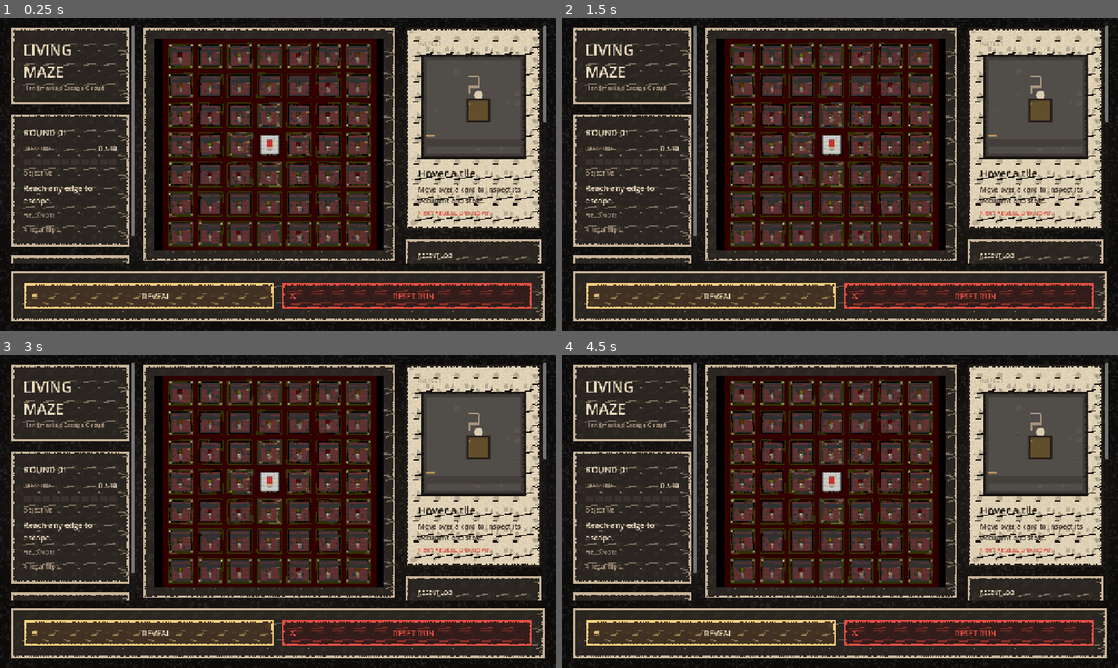
Above: before the commit, frames 1-4 (two rows, left to right).
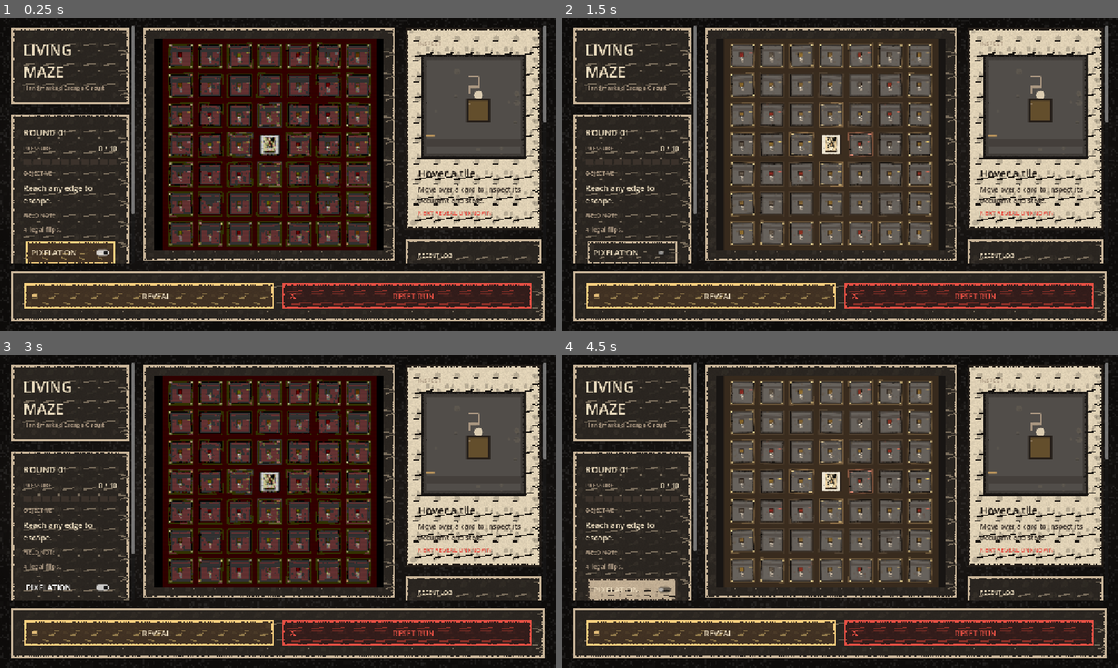
Above: after the commit, the same moments.

Repository: jamsaltman/game1
Game: Godot game, scene res://scenes/main.tscn
Two runs of this game, one before a commit and one after it. Both use one fixed random seed, a clock stepped at 60 frames per second and the inputs below.
Inputs (mouse positions are in pixels of both pictures, inside the frame that each line leads up to):
- Up to frame 1 (0.25 s): no input
- Up to frame 2 (1.5 s): click (634, 252) at 0.5 s, where only the run after the commit has a clickable "PIXELATION"; click "REVEAL" at 1.25 s
- Up to frame 3 (3 s): click "REVEAL" at 2 s; click (72, 589) at 2.75 s, where only the run after the commit has a clickable "PIXELATION"
- Up to frame 4 (4.5 s): click "REVEAL" at 3.5 s; click (634, 586) at 4.25 s, where only the run after the commit has a clickable "PIXELATION"

The runs differ from the first frame. In frame 1, 2.0% of the frame differs, in the area x 2-50%, y 33-79%; in frame 2, 27%; in frame 3, 1.7%; in frame 4, 27%, in the area x 2-68%, y 6-79%.

Commit message:
Add portrait assets and restore pixelation toggle

Diff:
--- a/scenes/game_shell.tscn
+++ b/scenes/game_shell.tscn
@@ -138,6 +138,11 @@
 [node name="Status" type="Label" parent="Margin/Root/Top/LeftRailScroll/LeftRail/StatusPanel/MarginBox/StatusBox"]
 layout_mode = 2
 text = "Flip a nearby tile."
+
+[node name="PixelToggle" type="CheckButton" parent="Margin/Root/Top/LeftRailScroll/LeftRail/StatusPanel/MarginBox/StatusBox"]
+layout_mode = 2
+button_pressed = true
+text = "PIXELATION"
 
 [node name="LegendPanel" type="PanelContainer" parent="Margin/Root/Top/LeftRailScroll/LeftRail"]
 layout_mode = 2
--- a/scripts/game_shell.gd
+++ b/scripts/game_shell.gd
@@ -4,6 +4,7 @@
 signal action_requested(action_id: String)
 signal upgrade_requested(upgrade_id: String)
 signal reset_requested
+signal pixel_filter_toggled(enabled: bool)
 
 const ThemeManifestRef = preload("res://themes/ink_theme_manifest.tres")
 const InkPainterRef = preload("res://scripts/ink_painter.gd")
@@ -31,6 +32,7 @@
 @onready var _pressure_value_label: Label = $Margin/Root/Top/LeftRailScroll/LeftRail/StatusPanel/MarginBox/StatusBox/PressureRow/PressureValue
 @onready var _objective_label: Label = $Margin/Root/Top/LeftRailScroll/LeftRail/StatusPanel/MarginBox/StatusBox/Objective
 @onready var _status_label: Label = $Margin/Root/Top/LeftRailScroll/LeftRail/StatusPanel/MarginBox/StatusBox/Status
+@onready var _pixel_toggle: CheckButton = $Margin/Root/Top/LeftRailScroll/LeftRail/StatusPanel/MarginBox/StatusBox/PixelToggle
 @onready var _pressure_bar: HBoxContainer = $Margin/Root/Top/LeftRailScroll/LeftRail/StatusPanel/MarginBox/StatusBox/PressureBar
 @onready var _legend_list: VBoxContainer = $Margin/Root/Top/LeftRailScroll/LeftRail/LegendPanel/MarginBox/LegendBox/LegendScroll/LegendList
 @onready var _board_host: Control = $Margin/Root/Top/CenterColumn/BoardPanel/MarginBox/BoardHost
@@ -56,6 +58,7 @@
 	_build_pressure_bar()
 	_build_structure_cards()
 	_build_upgrade_buttons()
+	_pixel_toggle.toggled.connect(_on_pixel_toggle_toggled)
 	resized.connect(_refresh_backdrop_textures)
 	call_deferred("_refresh_backdrop_textures")
 
@@ -94,6 +97,11 @@
 
 func reset_visual_cache() -> void:
 	_section_cache.clear()
+
+
+func set_pixel_filter_enabled(enabled: bool) -> void:
+	_pixel_toggle.set_pressed_no_signal(enabled)
+	_style_button(_pixel_toggle, enabled, false)
 
 
 func _refresh_section_if_changed(section_id: String, payload, refresh_callable: Callable) -> void:
@@ -127,6 +135,12 @@
 	_apply_label_theme($Margin/Root/Top/LeftRailScroll/LeftRail/StatusPanel/MarginBox/StatusBox/StatusHeading, 13, _theme_manifest.get_color("muted"), true)
 	_apply_label_theme(_status_label, 15, _theme_manifest.get_color("muted"), false)
 	_status_label.autowrap_mode = TextServer.AUTOWRAP_WORD_SMART
+	_pixel_toggle.text = "PIXELATION"
+	_pixel_toggle.toggle_mode = true
+	_pixel_toggle.icon_alignment = HORIZONTAL_ALIGNMENT_RIGHT
+	_pixel_toggle.alignment = HORIZONTAL_ALIGNMENT_LEFT
+	_pixel_toggle.custom_minimum_size = Vector2(0, 42)
+	_style_button(_pixel_toggle, _pixel_toggle.button_pressed, false)
 	_apply_panel_headings()
 	_apply_label_theme(_hover_state_label, 13, _theme_manifest.get_color("muted"), false)
 	_apply_label_theme(_hover_title_label, 24, _theme_manifest.get_color("ink"), true)
@@ -385,3 +399,8 @@
 	if upgrade_id.is_empty():
 		return
 	emit_signal("upgrade_requested", upgrade_id)
+
+
+func _on_pixel_toggle_toggled(enabled: bool) -> void:
+	_style_button(_pixel_toggle, enabled, false)
+	emit_signal("pixel_filter_toggled", enabled)
--- a/scripts/ink_painter.gd
+++ b/scripts/ink_painter.gd
@@ -6,6 +6,7 @@
 var manifest = null
 var _texture_cache: Dictionary = {}
 var _style_cache: Dictionary = {}
+var _portrait_cache: Dictionary = {}
 
 
 func _init(theme_manifest = null) -> void:
@@ -160,7 +161,8 @@
 	image.fill(Color(0, 0, 0, 0))
 	_draw_irregular_card(image, Rect2i(16, 20, size - 32, size - 40), manifest.get_color("paper"), manifest.get_color("ink"), manifest.get_color("danger"), 211)
 	var rect := Rect2i(size * 0.22, size * 0.18, size * 0.56, size * 0.66)
-	_draw_hooded_figure(image, rect, manifest.get_color("danger"), true, 211)
+	if not _draw_portrait_asset(image, rect, manifest.get_player_portrait_asset_id()):
+		_draw_hooded_figure(image, rect, manifest.get_color("danger"), true, 211)
 	_draw_selection_frame(image, size, manifest.get_color("danger"))
 	var texture := ImageTexture.create_from_image(image)
 	_texture_cache[key] = texture
@@ -264,33 +266,74 @@
 	var top_band := Rect2i(rect.position.x, rect.position.y, rect.size.x, rect.size.y / 4)
 	_fill_rect(image, top_band, accent.darkened(0.10))
 	var portrait_rect := Rect2i(rect.position.x + 12, rect.position.y + 18, rect.size.x - 24, rect.size.y - 54)
-	match role_id:
-		"pusher":
-			_draw_hooded_figure(image, portrait_rect, accent, true, seed)
-			_draw_arrow(image, Rect2i(rect.position.x + rect.size.x / 2, rect.position.y + rect.size.y / 2, rect.size.x / 3, rect.size.y / 6), Vector2.RIGHT, manifest.get_color("ink"))
-		"puller":
-			_draw_hat_figure(image, portrait_rect, accent, seed)
-			_draw_arrow(image, Rect2i(rect.position.x + rect.size.x / 5, rect.position.y + rect.size.y / 2, rect.size.x / 3, rect.size.y / 6), Vector2.LEFT, manifest.get_color("ink"))
-		"blocker":
-			_draw_guard_figure(image, portrait_rect, accent, seed)
-			_draw_barred_gate(image, Rect2i(rect.position.x + rect.size.x / 2, rect.position.y + rect.size.y / 2, rect.size.x / 4, rect.size.y / 4), manifest.get_color("ink"))
-		"redirector":
-			_draw_scout_figure(image, portrait_rect, accent, seed)
-			_draw_bent_arrow(image, Rect2i(rect.position.x + rect.size.x / 2, rect.position.y + rect.size.y / 2, rect.size.x / 3, rect.size.y / 4), accent)
-		"grabber":
-			_draw_coat_figure(image, portrait_rect, accent, seed)
-			_draw_hook(image, Rect2i(rect.position.x + rect.size.x / 2, rect.position.y + rect.size.y / 2, rect.size.x / 4, rect.size.y / 4), accent.darkened(0.2))
-		"guide":
-			_draw_scarf_figure(image, portrait_rect, accent, seed)
-			_draw_eye(image, Rect2i(rect.position.x + rect.size.x / 2, rect.position.y + rect.size.y / 2, rect.size.x / 4, rect.size.y / 6), manifest.get_color("ink"))
-		"smuggler":
-			_draw_pack_figure(image, portrait_rect, accent, seed)
-			_draw_smuggler_mark(image, Rect2i(rect.position.x + rect.size.x / 2, rect.position.y + rect.size.y / 2, rect.size.x / 4, rect.size.y / 4), accent.darkened(0.2))
-		"killer":
-			_draw_masked_figure(image, portrait_rect, accent, seed)
-			_draw_crosshair(image, Rect2i(rect.position.x + rect.size.x / 2, rect.position.y + rect.size.y / 2, rect.size.x / 4, rect.size.y / 4), accent)
-		_:
-			_draw_hooded_figure(image, portrait_rect, accent, false, seed)
+	var asset_id: String = manifest.get_role_portrait_asset_id(role_id)
+	if not _draw_portrait_asset(image, portrait_rect, asset_id):
+		match role_id:
+			"pusher":
+				_draw_hooded_figure(image, portrait_rect, accent, true, seed)
+				_draw_arrow(image, Rect2i(rect.position.x + rect.size.x / 2, rect.position.y + rect.size.y / 2, rect.size.x / 3, rect.size.y / 6), Vector2.RIGHT, manifest.get_color("ink"))
+			"puller":
+				_draw_hat_figure(image, portrait_rect, accent, seed)
+				_draw_arrow(image, Rect2i(rect.position.x + rect.size.x / 5, rect.position.y + rect.size.y / 2, rect.size.x / 3, rect.size.y / 6), Vector2.LEFT, manifest.get_color("ink"))
+			"blocker":
+				_draw_guard_figure(image, portrait_rect, accent, seed)
+				_draw_barred_gate(image, Rect2i(rect.position.x + rect.size.x / 2, rect.position.y + rect.size.y / 2, rect.size.x / 4, rect.size.y / 4), manifest.get_color("ink"))
+			"redirector":
+				_draw_scout_figure(image, portrait_rect, accent, seed)
+				_draw_bent_arrow(image, Rect2i(rect.position.x + rect.size.x / 2, rect.position.y + rect.size.y / 2, rect.size.x / 3, rect.size.y / 4), accent)
+			"grabber":
+				_draw_coat_figure(image, portrait_rect, accent, seed)
+				_draw_hook(image, Rect2i(rect.position.x + rect.size.x / 2, rect.position.y + rect.size.y / 2, rect.size.x / 4, rect.size.y / 4), accent.darkened(0.2))
+			"guide":
+				_draw_scarf_figure(image, portrait_rect, accent, seed)
+				_draw_eye(image, Rect2i(rect.position.x + rect.size.x / 2, rect.position.y + rect.size.y / 2, rect.size.x / 4, rect.size.y / 6), manifest.get_color("ink"))
+			"smuggler":
+				_draw_pack_figure(image, portrait_rect, accent, seed)
+				_draw_smuggler_mark(image, Rect2i(rect.position.x + rect.size.x / 2, rect.position.y + rect.size.y / 2, rect.size.x / 4, rect.size.y / 4), accent.darkened(0.2))
+			"killer":
+				_draw_masked_figure(image, portrait_rect, accent, seed)
+				_draw_crosshair(image, Rect2i(rect.position.x + rect.size.x / 2, rect.position.y + rect.size.y / 2, rect.size.x / 4, rect.size.y / 4), accent)
+			_:
+				_draw_hooded_figure(image, portrait_rect, accent, false, seed)
+	var badge_rect := Rect2i(rect.position.x + 12, rect.position.y + 8, 28, 28)
+	_fill_rect(image, badge_rect.grow(4), manifest.get_color("paper").darkened(0.08))
+	_draw_symbol(image, badge_rect, role_id, manifest.get_color("ink"))
+
+
+func _draw_portrait_asset(image: Image, target_rect: Rect2i, asset_id: String) -> bool:
+	var portrait := _get_portrait_image(asset_id)
+	if portrait == null:
+		return false
+	var source_rect := _get_portrait_crop_rect(portrait)
+	var cropped := portrait.get_region(source_rect)
+	cropped.resize(target_rect.size.x, target_rect.size.y, Image.INTERPOLATE_LANCZOS)
+	image.blit_rect(cropped, Rect2i(Vector2i.ZERO, target_rect.size), target_rect.position)
+	return true
+
+
+func _get_portrait_image(asset_id: String) -> Image:
+	if _portrait_cache.has(asset_id):
+		return _portrait_cache[asset_id]
+	var path: String = manifest.get_portrait_asset_path(asset_id)
+	var global_path := ProjectSettings.globalize_path(path)
+	if not FileAccess.file_exists(global_path):
+		return null
+	var portrait := Image.new()
+	var error := portrait.load(global_path)
+	if error != OK:
+		return null
+	_portrait_cache[asset_id] = portrait
+	return portrait
+
+
+func _get_portrait_crop_rect(portrait: Image) -> Rect2i:
+	var width := portrait.get_width()
+	var height := portrait.get_height()
+	var left := int(round(width * 0.08))
+	var top := int(round(height * 0.07))
+	var right := int(round(width * 0.08))
+	var bottom := int(round(height * 0.24))
+	return Rect2i(left, top, width - left - right, height - top - bottom)
 
 
 func _draw_card_labels(image: Image, rect: Rect2i, role_id: String, accent: Color, hidden: bool) -> void:
--- a/scripts/ink_theme_manifest.gd
+++ b/scripts/ink_theme_manifest.gd
@@ -58,6 +58,17 @@
 	"smuggler": "SMUGGLER",
 	"killer": "KILLER",
 }
+@export var role_portrait_assets: Dictionary = {
+	"pusher": "pusher",
+	"puller": "crowd",
+	"blocker": "guard",
+	"redirector": "escort",
+	"grabber": "anchor",
+	"guide": "revealer",
+	"smuggler": "escort",
+	"killer": "chaser",
+}
+@export var player_portrait_asset: String = "player"
 @export var action_labels: Dictionary = {
 	"flip": "REVEAL",
 	"peek": "OBSERVE",
@@ -82,12 +93,24 @@
 func get_role_meta(role_id: String) -> Dictionary:
 	return {
 		"accent_color": get_color(role_id, get_color("paper_dark")),
-		"portrait_asset_id": role_id,
+		"portrait_asset_id": get_role_portrait_asset_id(role_id),
 		"legend_icon_id": role_id,
 		"log_icon_id": role_id,
 		"silhouette_asset_id": "%s_shadow" % role_id,
 		"display_label": String(role_labels.get(role_id, role_id.capitalize())),
 	}
+
+
+func get_role_portrait_asset_id(role_id: String) -> String:
+	return String(role_portrait_assets.get(role_id, role_id))
+
+
+func get_player_portrait_asset_id() -> String:
+	return player_portrait_asset
+
+
+func get_portrait_asset_path(asset_id: String) -> String:
+	return "res://assets/portraits/individual/%s.png" % asset_id
 
 
 func get_action_meta(action_id: String) -> Dictionary:
--- a/scripts/main.gd
+++ b/scripts/main.gd
@@ -26,9 +26,11 @@
 	_shell.action_requested.connect(_on_action_requested)
 	_shell.upgrade_requested.connect(_on_upgrade_requested)
 	_shell.reset_requested.connect(_on_reset_requested)
+	_shell.pixel_filter_toggled.connect(_on_pixel_filter_toggled)
 	_board.state_changed.connect(_refresh_shell)
 	_board.hovered_tile_changed.connect(_refresh_hover_only)
 	call_deferred("_resize_display")
+	_shell.set_pixel_filter_enabled(_pixel_filter_enabled)
 	_refresh_shell()
 
 
@@ -52,6 +54,11 @@
 
 func _on_reset_requested() -> void:
 	_board.reset_board()
+
+
+func _on_pixel_filter_toggled(enabled: bool) -> void:
+	_pixel_filter_enabled = enabled
+	_resize_display()
 
 
 func _on_pixel_display_gui_input(event: InputEvent) -> void:
--- a/scripts/maze_game.gd
+++ b/scripts/maze_game.gd
@@ -951,7 +951,7 @@
 	definition.id = id
 	definition.display_name = name
 	definition.icon_id = icon_id
-	definition.portrait_asset_id = icon_id
+	definition.portrait_asset_id = _theme_manifest.get_role_portrait_asset_id(id)
 	definition.legend_icon_id = icon_id
 	definition.log_icon_id = icon_id
 	definition.silhouette_asset_id = "%s_shadow" % icon_id
Binary file added: assets/portraits/individual/anchor.png
Binary file added: assets/portraits/individual/chaser.png
Binary file added: assets/portraits/individual/crowd.png
Binary file added: assets/portraits/individual/escort.png
Binary file added: assets/portraits/individual/guard.png
Binary file added: assets/portraits/individual/player.png
Binary file added: assets/portraits/individual/pusher.png
Binary file added: assets/portraits/individual/revealer.png
